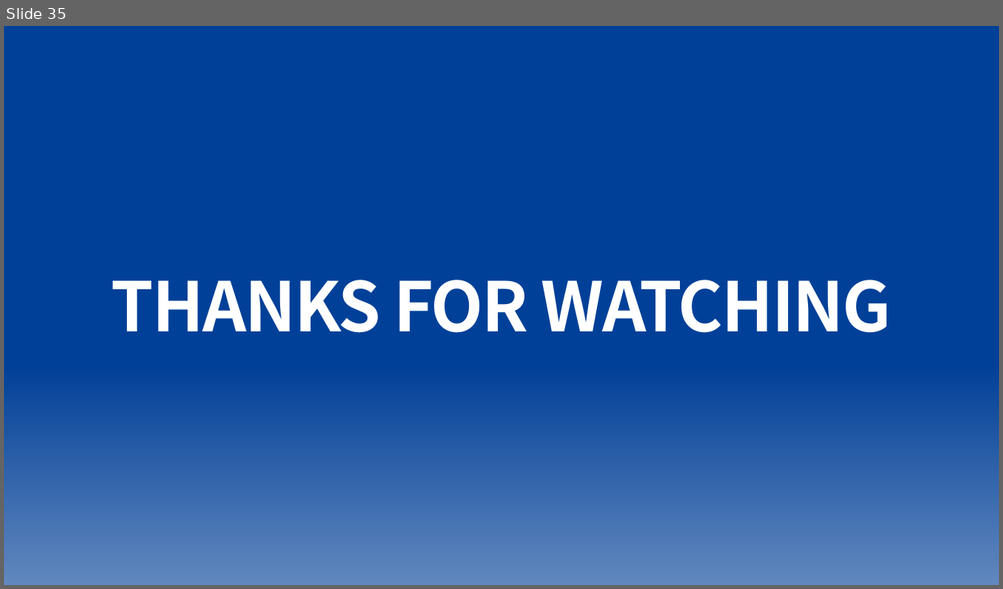
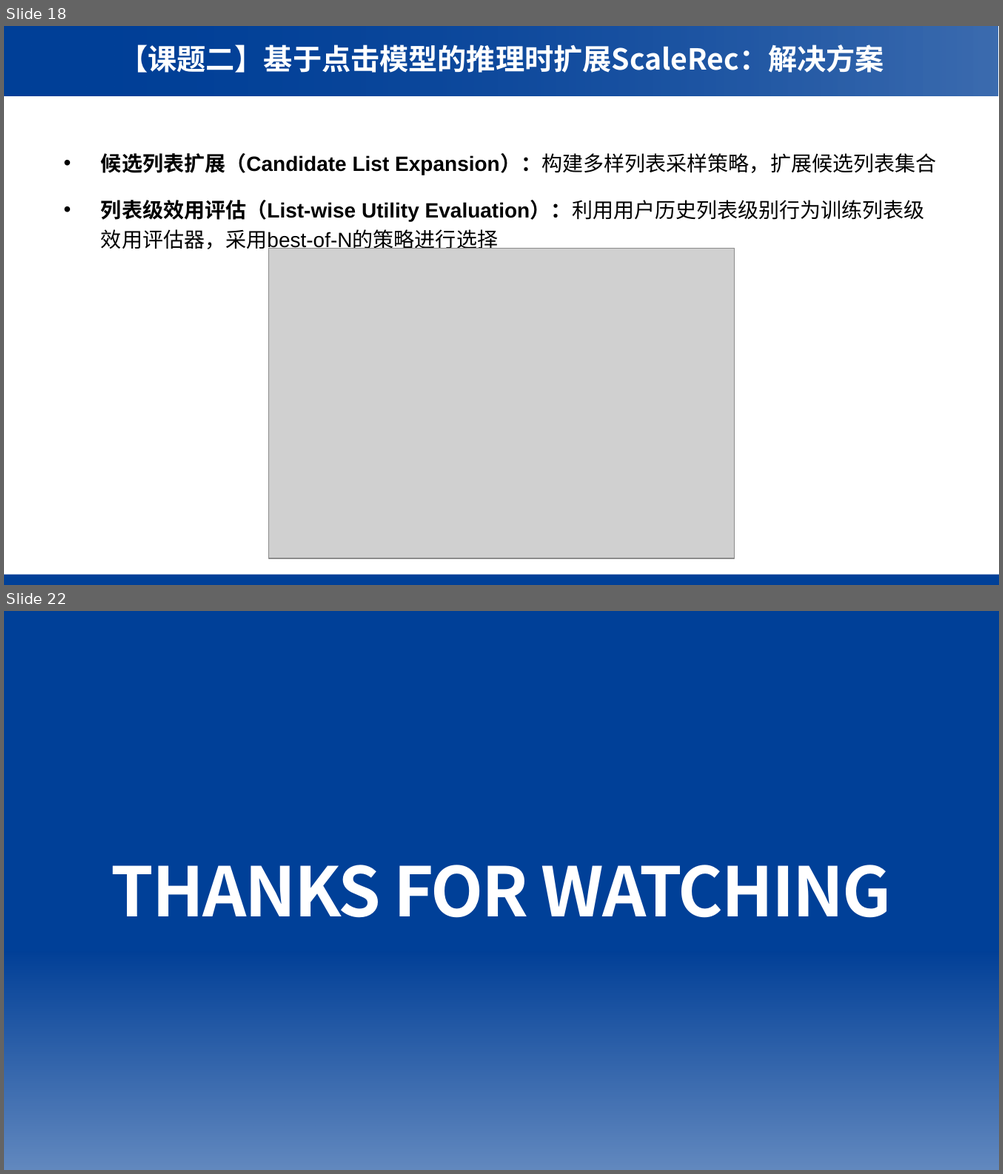
Before and after one commit to WncFht/GRec_public, a slide deck: 中期汇报.pptx. Shown one above the other, each under a label of ours: slide 35 before the commit, slides 18 and 22 after it; the slides between them are not shown. The pictures are 1003x589 and 1003x1174 pixels, drawn with LibreOffice and Linux fonts; fonts in the diff are those of the drawing; grey boxes stand for pictures; background and template pictures are left out. Boxes give left, top, right and bottom in pixels: in the first picture for what was removed or moved away, otherwise in the second. Text is boxed around its words. In the diff, an @@ line names an element or a change of style, - is before the commit and + after.

```diff
--- a/中期汇报.pptx
+++ b/中期汇报.pptx
@@ slide 18 added at [4,26,999,585], background #FFFFFF @@
@@ rectangle added at [4,26,998,96], fill gradient #004098 @@
@@ rectangle added at [5,26,998,96], fill gradient #004098 @@
@@ text added at [119,44,884,73], 28 pt, text #FFFFFF, bold @@
+【课题二】基于点击模型的推理时扩展ScaleRec：解决方案
@@ text added at [101,153,936,253], 20 pt, text #000000, bold @@
+• 候选列表扩展（Candidate List Expansion）：构建多样列表采样策略，扩展候选列表集合
+• 列表级效用评估（List-wise Utility Evaluation）：利用用户历史列表级别行为训练列表级效用评估器，采用best-of-N的策略进行选择
@@ picture added at [269,248,734,559] @@
@@ rectangle added at [4,575,999,585], fill #004098 @@
@@ what was slide 35 is now slide 22 @@
```
Also in this commit, not shown: 6 slides changed, 13 other slides added, 27 slides removed.
